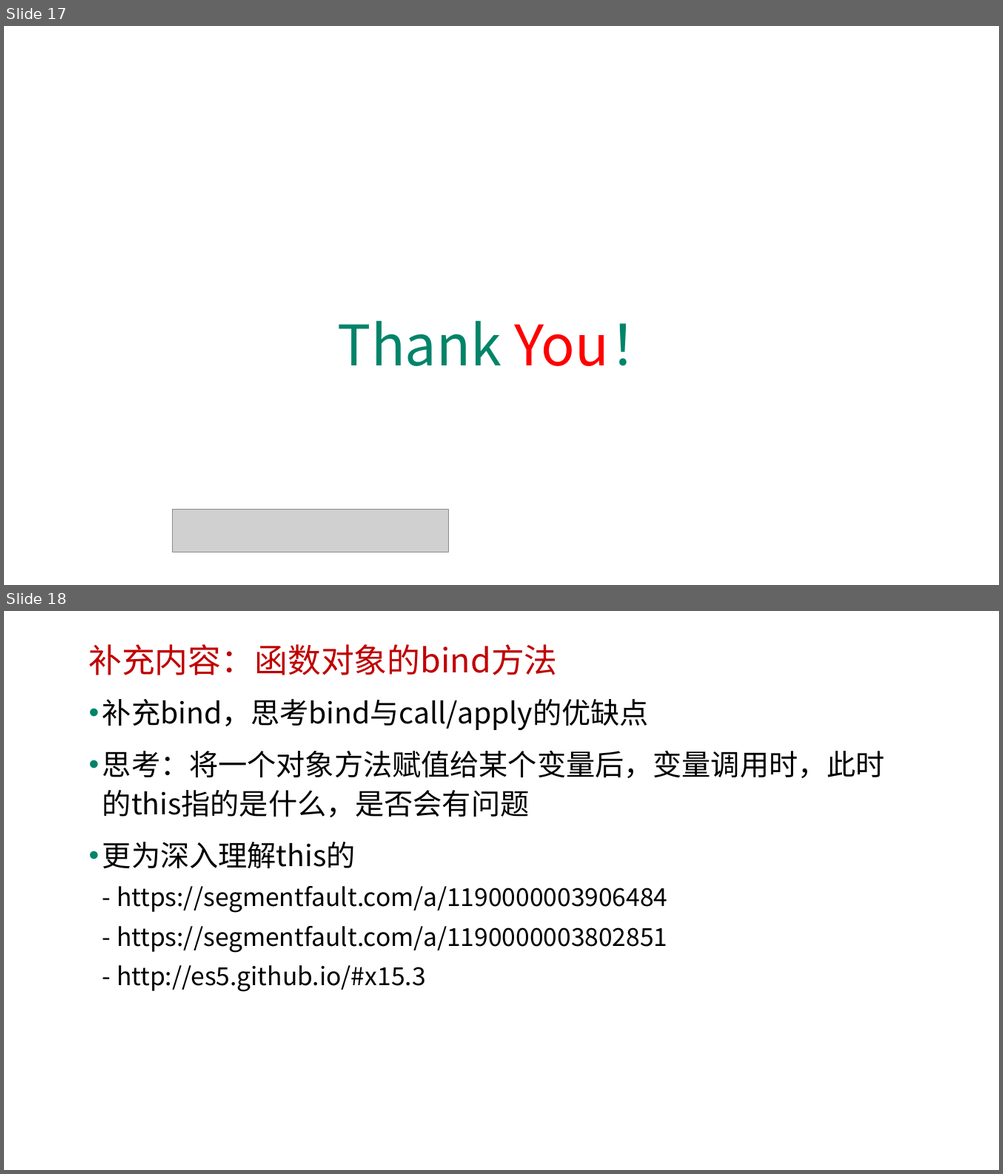
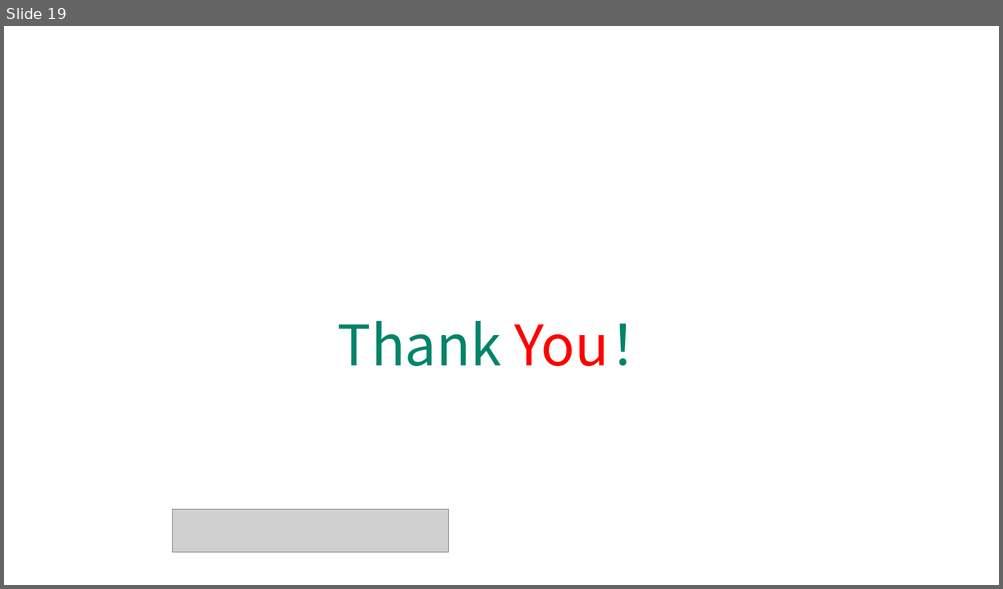
Before and after one commit to edu2act/course-javascript-advanced, a slide deck: 课程PPT/16.JS中的this.pptx. Shown one above the other, each under a label of ours: slides 17 and 18 before the commit, slide 19 after it. The pictures are 1003x1174 and 1003x589 pixels, drawn with LibreOffice and Linux fonts; fonts in the diff are those of the drawing; grey boxes stand for pictures; background and template pictures are left out. Boxes give left, top, right and bottom in pixels: in the first picture for what was removed or moved away, otherwise in the second. Text is boxed around its words. In the diff, an @@ line names an element or a change of style, - is before the commit and + after.

```diff
--- a/课程PPT/16.JS中的this.pptx
+++ b/课程PPT/16.JS中的this.pptx
@@ slide 18 removed at (x1=4, y1=611, x2=999, y2=1170), background picture (left out) @@
@@ text removed at (x1=88, y1=644, x2=557, y2=675) @@
-补充内容：函数对象的bind方法
@@ text removed at (x1=102, y1=699, x2=885, y2=992) @@
-• 补充bind，思考bind与call/apply的优缺点
-• 思考：将一个对象方法赋值给某个变量后，变量调用时，此时的this指的是什么，是否会有问题
-• 更为深入理解this的
-  - https://segmentfault.com/a/1190000003906484
-  - https://segmentfault.com/a/1190000003802851
-  - http://es5.github.io/#x15.3
@@ what was slide 17 is now slide 19 @@
```
Also in this commit, not shown: 5 slides changed, 2 slides added, 1 other slide removed, 4 other files.
